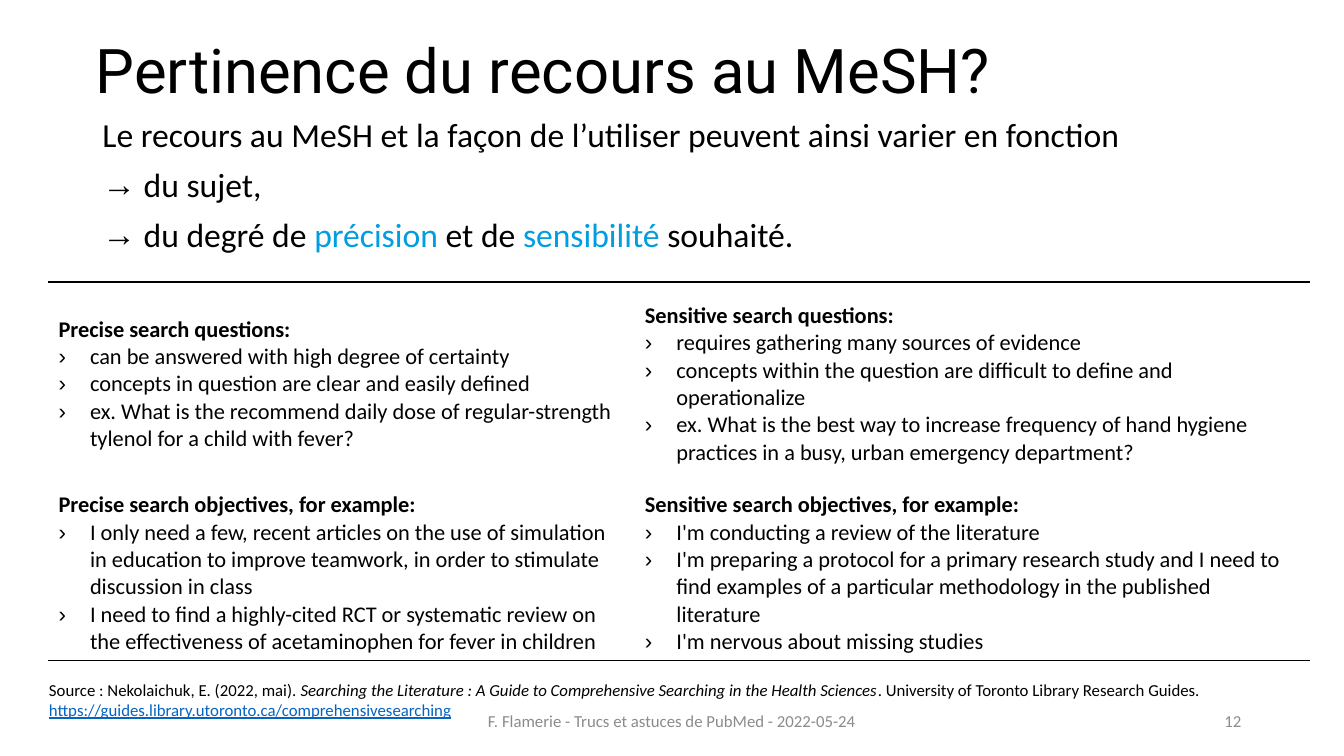
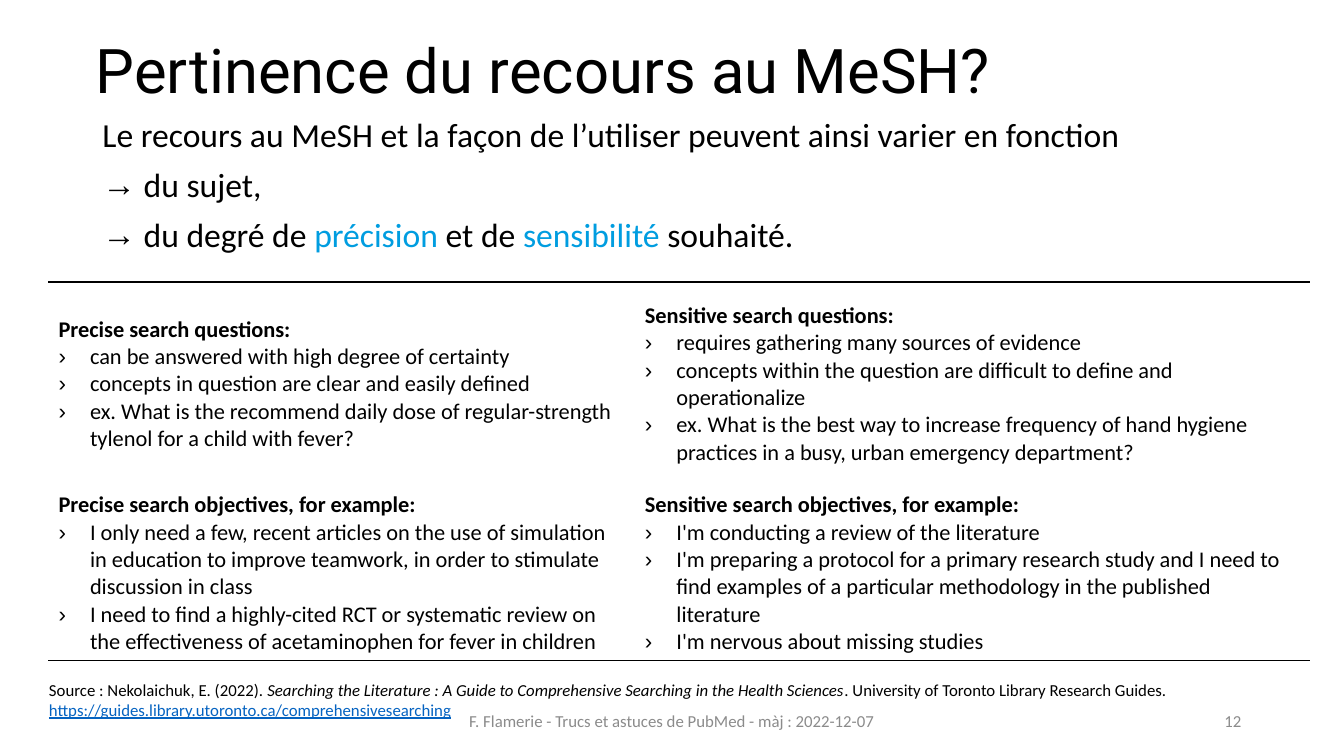
Before and after one commit to fflamerie/formbiblio, a slide deck: slide 12 of docs/module1-2_pubmed.pptx. Drawn at 1344x756 pixels with LibreOffice and Linux fonts; fonts in the diff are those of the drawing. Boxes give left, top, right and bottom in pixels: in the first picture for what was removed or moved away, otherwise in the second. Text is boxed around its words. In the diff, an @@ line names an element or a change of style, - is before the commit and + after.

```diff
--- a/docs/module1-2_pubmed.pptx
+++ b/docs/module1-2_pubmed.pptx
@@ text at (49,684,1166,719): text changed @@
-Source : Nekolaichuk, E. (2022, mai). Searching the Literature : A Guide to Comprehensive Searching in the Health Sciences. University of Toronto Library Research Guides. https://guides.library.utoronto.ca/comprehensivesearching
+Source : Nekolaichuk, E. (2022). Searching the Literature : A Guide to Comprehensive Searching in the Health Sciences. University of Toronto Library Research Guides. https://guides.library.utoronto.ca/comprehensivesearching
@@ text at (469,715,874,730): text changed @@
-F. Flamerie - Trucs et astuces de PubMed - 2022-05-24
+F. Flamerie - Trucs et astuces de PubMed - màj : 2022-12-07
```
Also in this commit, not shown: 32 other slides changed, 2 slides added, 1 other file.
